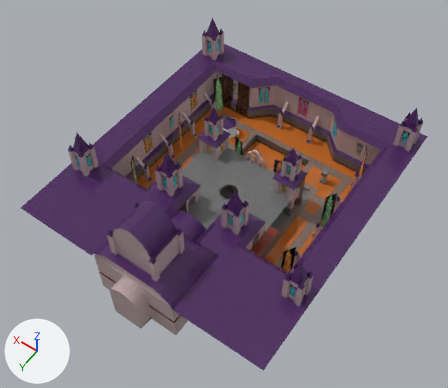
An edit to the glTF model static/mesh/weddingquake.glb, drawn before and after from the same camera.
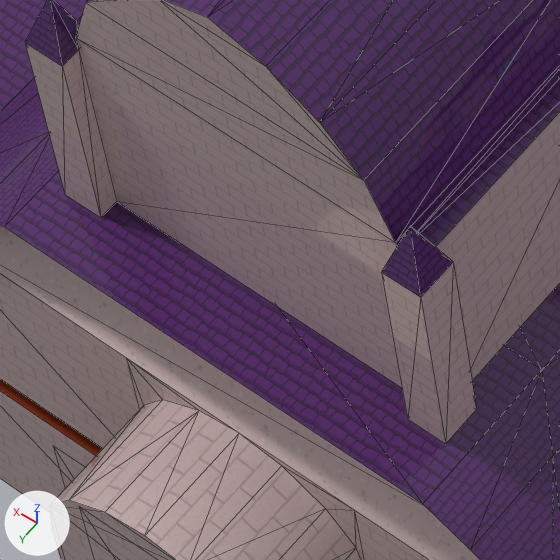
The first picture shows the older version from a 50 mm camera at (-33.2, 61.5, 78.0) aimed at (-0.7, 15.9, 6.4). The close-ups show both versions on the part from 23% to 38% of the width and 59% to 76% of the height of that picture; other places that the commit changed are outside them. Lighting does not change. The marker at lower left points along +X, +Y and +Z. The close-ups show mesh edges as thin lines.

The first close-up shows 'balcony', 'chapelBack', 'chapelCeiling', 'chapelLower', 'chapelUpper', 'roof', 'roofTop', 'towerMiddle'.
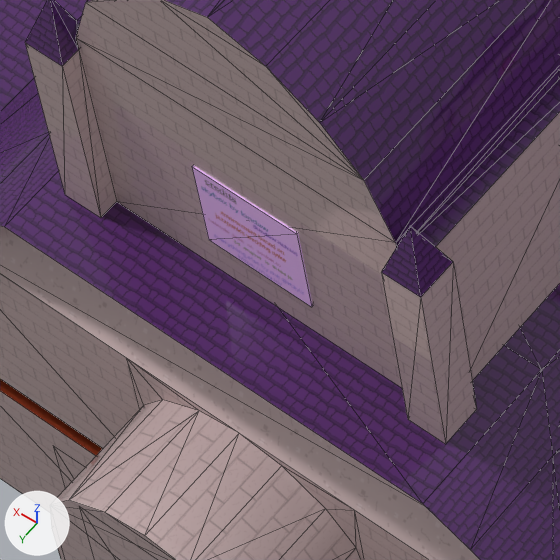
Edits to the bpy script that builds the scene:
```text
Add img_credits:
    img_credits = load_image('credits', '_unpacked/credits', 256, 256, 'sRGB')
Add mat_credits:
    mat_credits = principled_material('credits')
    mat_credits.texture = img_credits
Add me_plane:
    me_plane.from_pydata(...)  # a box spanning x -1.0..1.0, y 31.09..33.09, z 11.21..13.21
    me_plane.materials.append(mat_credits)  # picture img_credits
Add ob_creditscube:
    ob_creditscube = bpy.data.objects.new('creditsCube', me_plane)
    ob_creditscube.location = (0.0, 1.27, 0.0)
```

Location of each change, [x1, y1, x2, y2] in pixels of the close-ups (560 x 560 px):
'creditsCube', added (purple)
    after: [192, 165, 313, 307]
